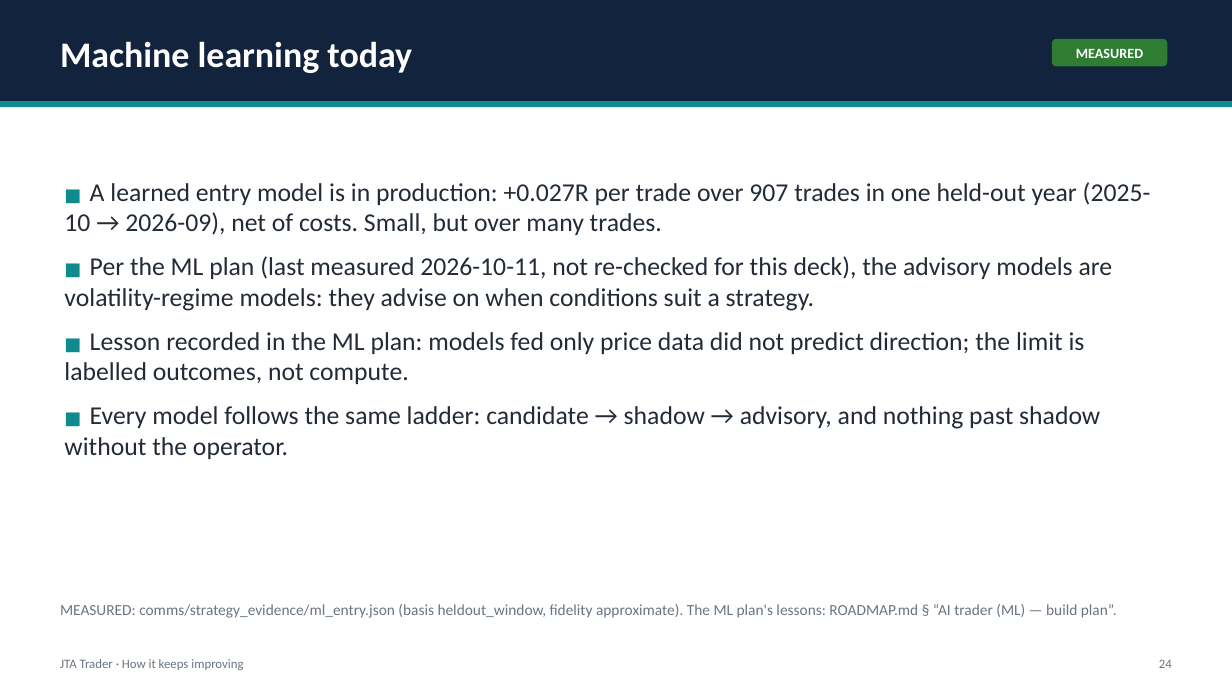
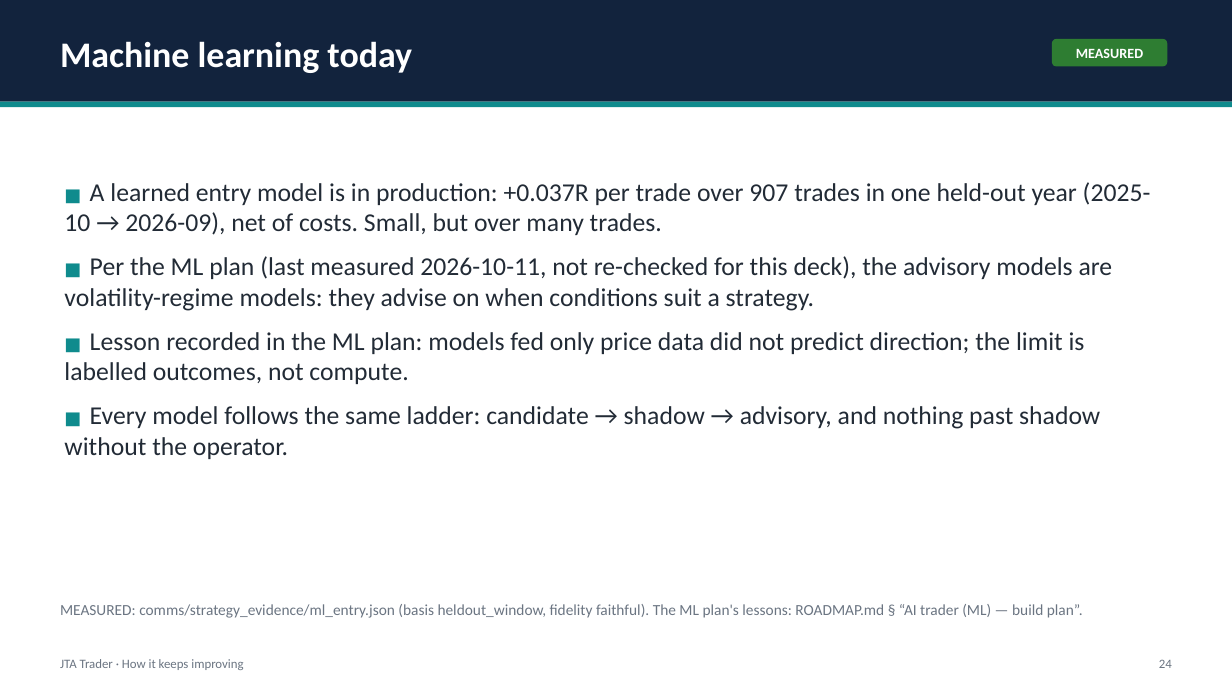
Before and after one commit to benbaichmankass/JTA-Trader, a slide deck: slide 24 of docs/pitch/jta-trader-pitch-deck.pptx. Drawn at 1232x693 pixels with LibreOffice and Linux fonts; fonts in the diff are those of the drawing. Boxes give left, top, right and bottom in pixels: in the first picture for what was removed or moved away, otherwise in the second. Text is boxed around its words. In the diff, an @@ line names an element or a change of style, - is before the commit and + after.

```diff
--- a/docs/pitch/jta-trader-pitch-deck.pptx
+++ b/docs/pitch/jta-trader-pitch-deck.pptx
@@ text at (x1=64, y1=182, x2=1151, y2=235): text changed @@
-■ A learned entry model is in production: +0.027R per trade over 907 trades in one held-out year (2025-10 → 2026-09), net of costs. Small, but over many trades.
+■ A learned entry model is in production: +0.037R per trade over 907 trades in one held-out year (2025-10 → 2026-09), net of costs. Small, but over many trades.
@@ text at (x1=60, y1=604, x2=1083, y2=618): text changed @@
-MEASURED: comms/strategy_evidence/ml_entry.json (basis heldout_window, fidelity approximate). The ML plan's lessons: ROADMAP.md § “AI trader (ML) — build plan”.
+MEASURED: comms/strategy_evidence/ml_entry.json (basis heldout_window, fidelity faithful). The ML plan's lessons: ROADMAP.md § “AI trader (ML) — build plan”.
```
Also in this commit, not shown: 11 other slides changed, 2 other files.
